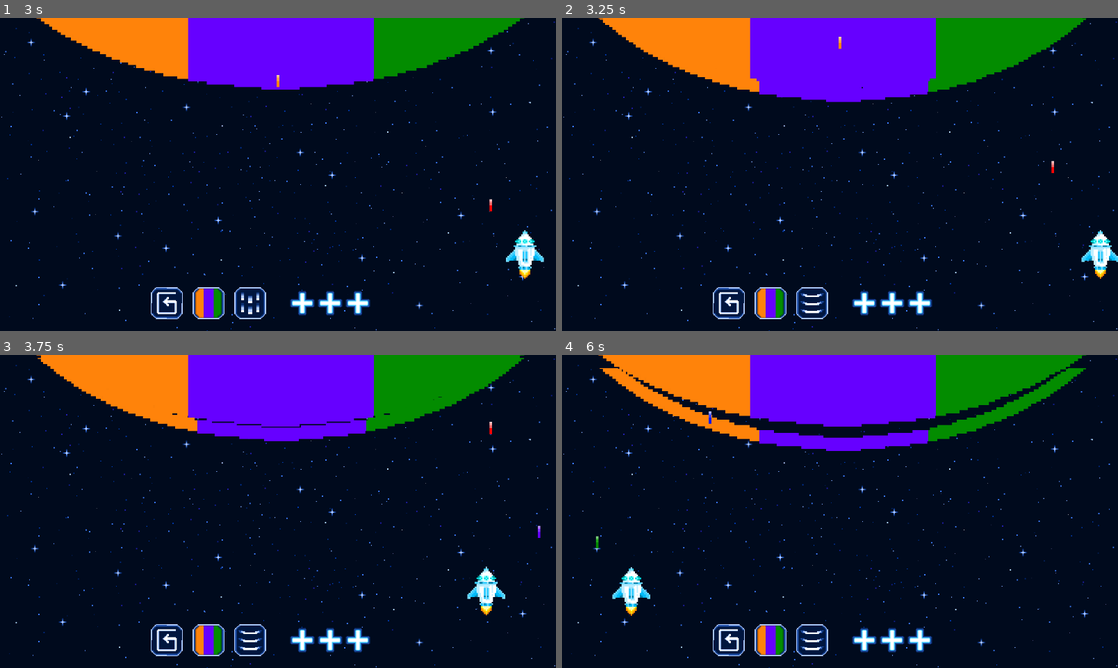
Above: before the commit, frames 1-4 (two rows, left to right).
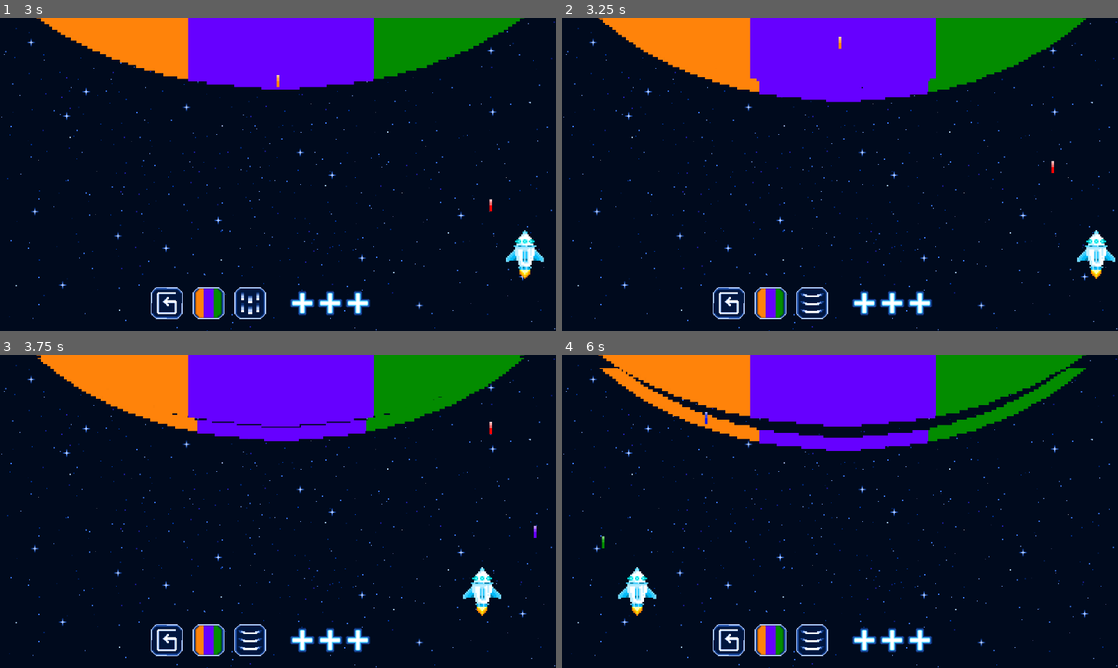
Above: after the commit, the same moments.

Repository: Annars30/GithubRepos-FINAL-project-ver1
Game: Godot game, scene res://Scenes/game.tscn
The game is run twice, just before and just after one commit, with the same random seed, the same clock (stepped at 60 frames per second) and the same inputs.
Inputs (mouse positions are in pixels of both pictures, inside the frame that each line leads up to):
- Up to frame 1 (3 s): tap Enter at 0.5 s; move the mouse to (211, 302) at 0.52 s; hold Right (move_right) 0.53-1.28 s; hold B (fire_blue) 0.53-1.28 s; click (211, 302) at 0.67 s; move the mouse to (250, 302) at 1.27 s; hold Left (move_left) 1.28-2.03 s; tap G (fire_green) at 1.35 s; click (250, 302) at 1.42 s; move the mouse to (333, 105) at 2.02 s; hold O (fire_orange) 2.03-2.78 s; hold Right (move_right) from 2.03 s (still down); move the mouse to (250, 237) at 2.77 s; tap R (fire_red) at 2.85 s; click (250, 237) at 2.92 s
- Up to frame 2 (3.25 s): keep holding Right (move_right)
- Up to frame 3 (3.75 s): move the mouse to (444, 558) at 3.52 s; release Right (move_right) at 3.53 s; hold Left (move_left) from 3.53 s (still down); hold V (fire_violet) from 3.53 s (still down)
- Up to frame 4 (6 s): move the mouse to (673, 464) at 4.27 s; release V (fire_violet) at 4.28 s; tap Y (fire_yellow) at 4.35 s; move the mouse to (867, 511) at 5.02 s; hold B (fire_blue) 5.03-5.78 s; click (867, 511) at 5.17 s; move the mouse to (756, 433) at 5.77 s; release Left (move_left) at 5.78 s; hold Right (move_right) from 5.78 s (still down); tap G (fire_green) at 5.85 s

Frame 1 is identical in both runs. In frame 2, 0.5% of the frame differs, in the area x 92-100%, y 67-84%; in frame 3, 0.6%; in frame 4, 0.7%, in the area x 6-27%, y 18-84%.

Commit message:
Update ship.tscn

Diff:
--- a/Scenes/ship.tscn
+++ b/Scenes/ship.tscn
@@ -82,8 +82,8 @@
 "speed": 5.0
 }]
 
-[sub_resource type="CapsuleShape2D" id="CapsuleShape2D_xxxu3"]
-height = 28.260838
+[sub_resource type="RectangleShape2D" id="RectangleShape2D_xxxu3"]
+size = Vector2(27.173882, 34.78257)
 
 [node name="ship" type="CharacterBody2D"]
 script = ExtResource("1_vlli0")
@@ -93,8 +93,9 @@
 animation = &"ship"
 
 [node name="CollisionShape2D" type="CollisionShape2D" parent="."]
+position = Vector2(-0.49999988, 4.7683716e-07)
 scale = Vector2(0.9200011, 0.92000103)
-shape = SubResource("CapsuleShape2D_xxxu3")
+shape = SubResource("RectangleShape2D_xxxu3")
 
 [node name="Muzzle" type="Marker2D" parent="."]
 position = Vector2(0, -19)
